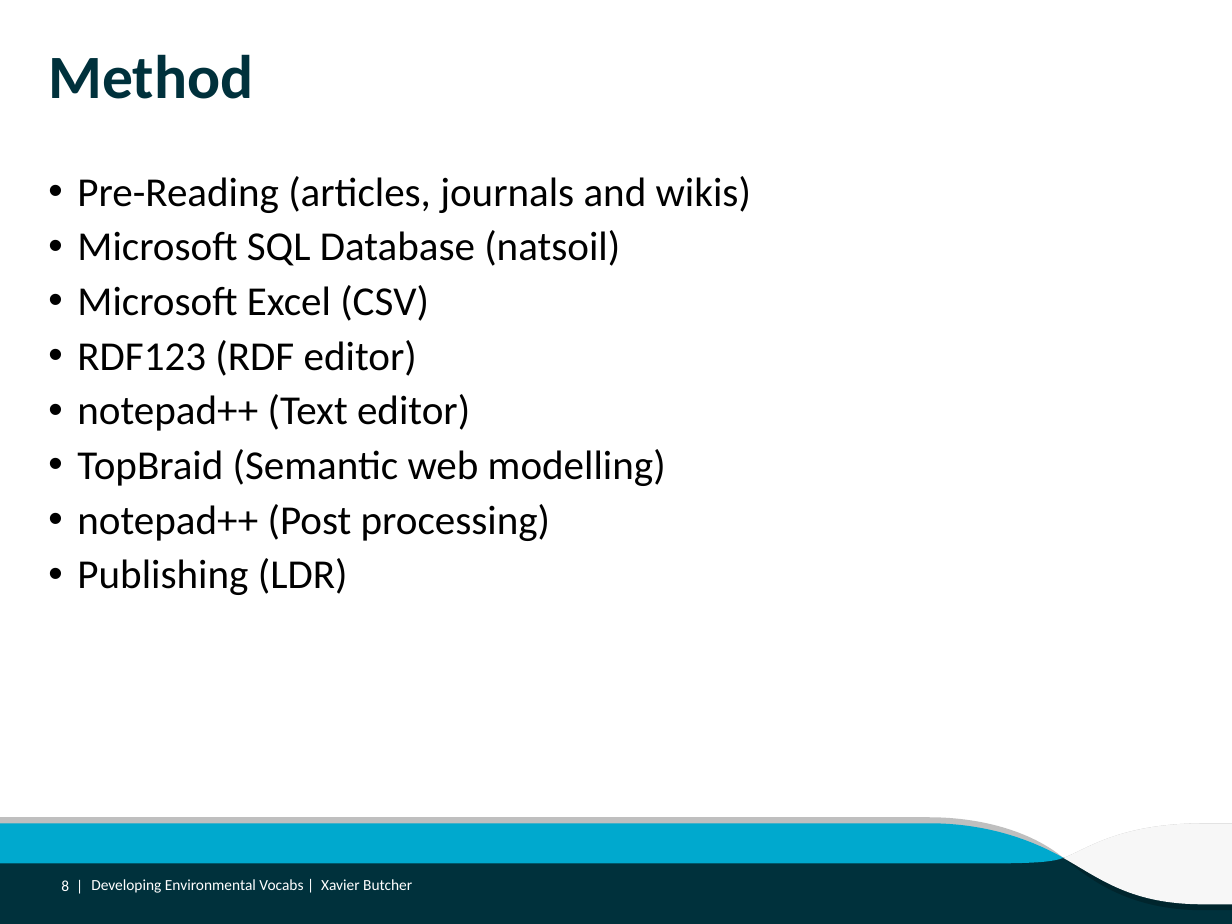
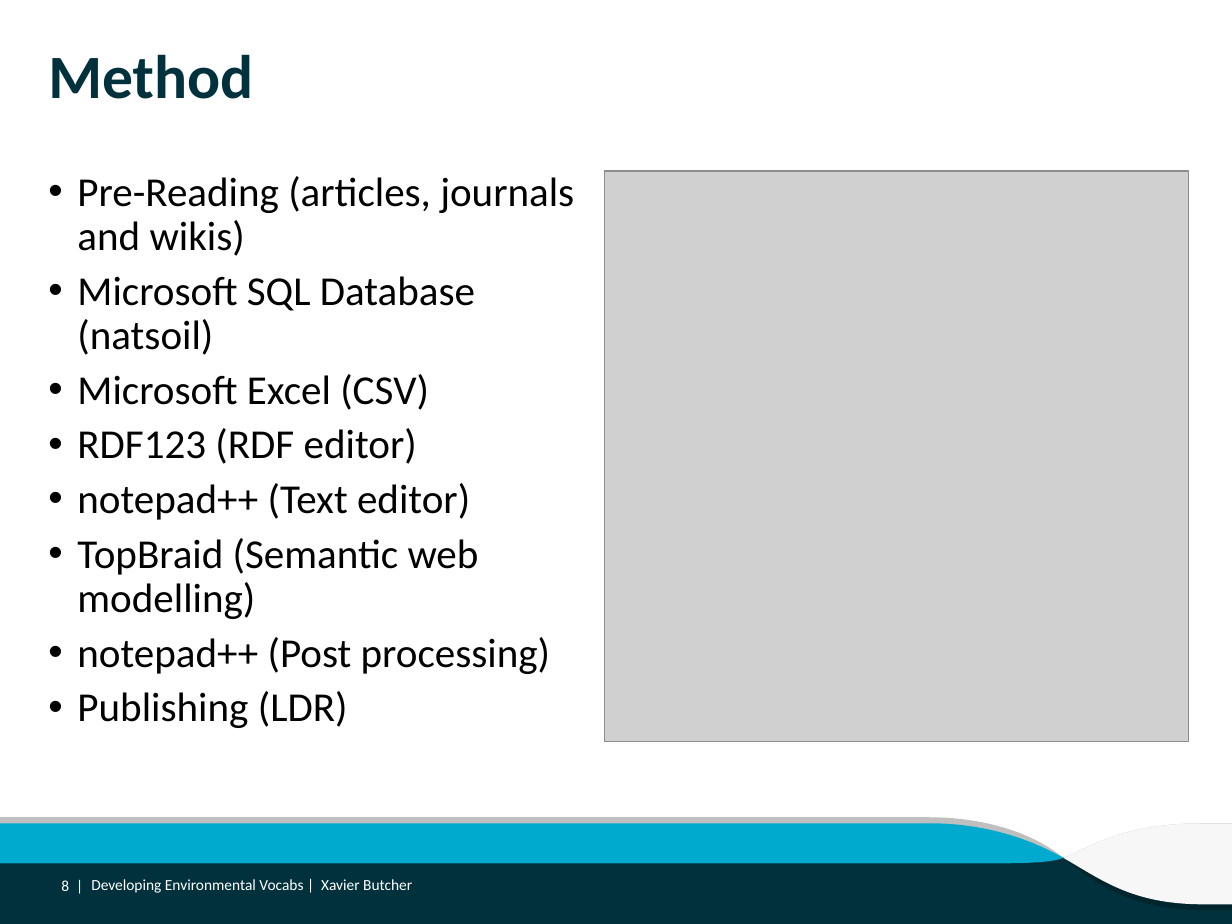
Before and after one commit to ANZSoilData/def-au-asls-substrate, a slide deck: slide 8 of Reports/Developing Environmental Vocabs.pptx. Drawn at 1232x924 pixels with LibreOffice and Linux fonts; fonts in the diff are those of the drawing; grey boxes stand for pictures; background and template pictures are left out. Boxes give left, top, right and bottom in pixels: in the first picture for what was removed or moved away, otherwise in the second. Text is boxed around its words. In the diff, an @@ line names an element or a change of style, - is before the commit and + after.

```diff
--- a/Reports/Developing Environmental Vocabs.pptx
+++ b/Reports/Developing Environmental Vocabs.pptx
@@ text "Pre-Reading (articles, journals and wikis)" rewrapped from (77,176,751,595) to (77,176,574,728) @@
@@ picture added at (605,171,1189,742) @@
```
Also in this commit, not shown: 1 other slide changed, 5 other files.
